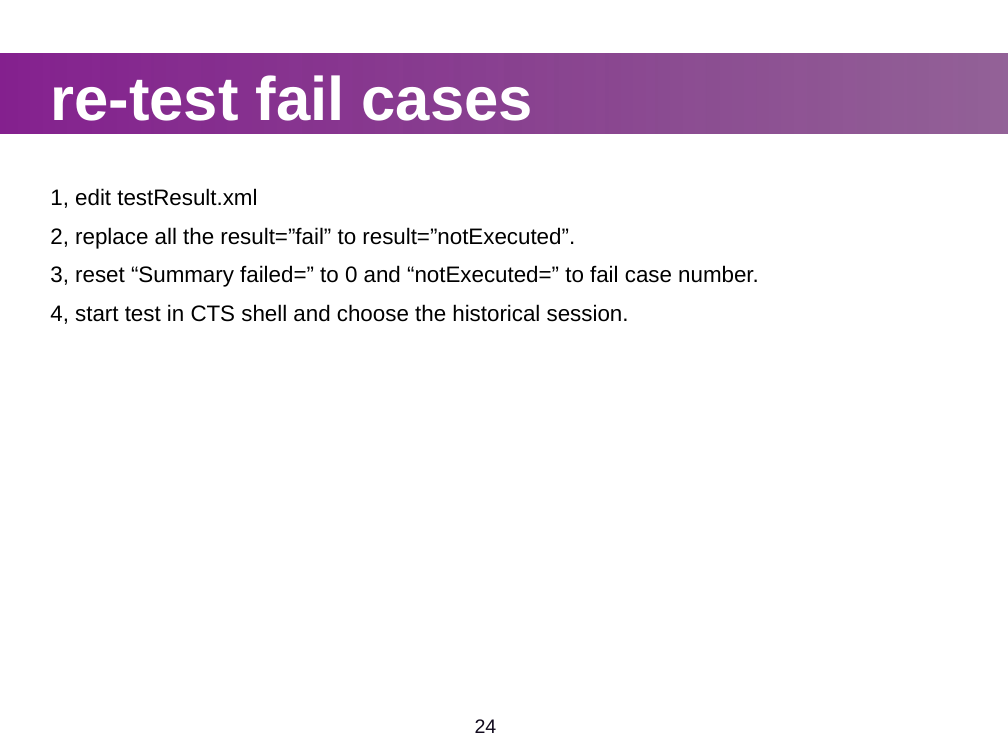
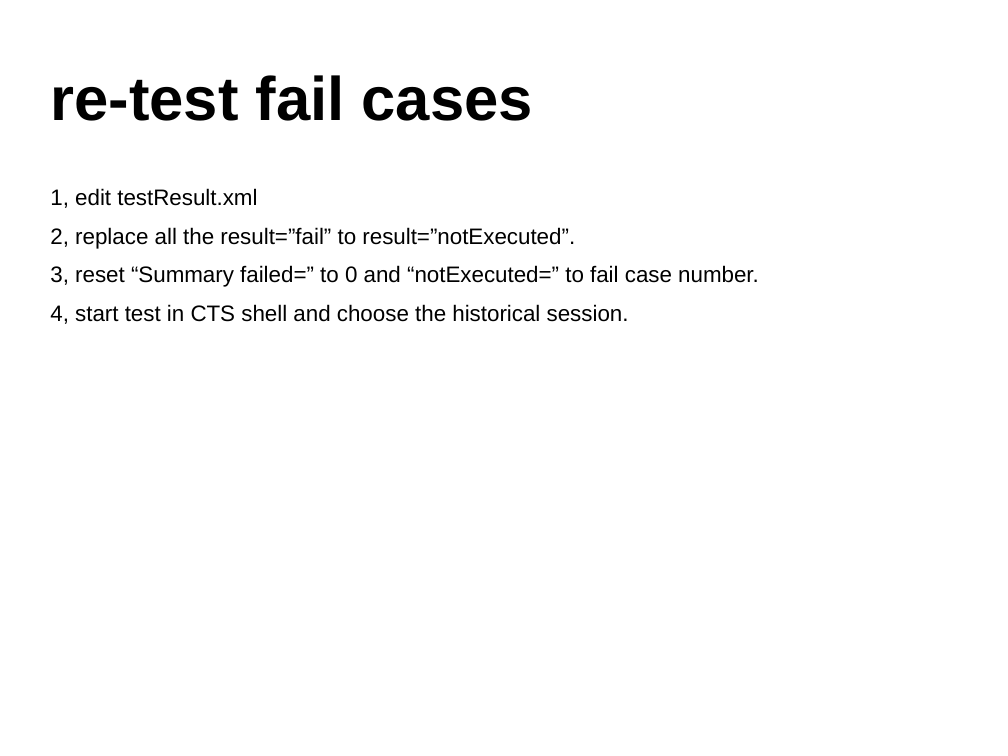
Before and after one commit to widerules/system-information, a slide deck: slide 23 of cts/CTS-training.ppt (slide 24 before the commit). Drawn at 1008x756 pixels with LibreOffice and Linux fonts; fonts in the diff are those of the drawing; background and template pictures are left out. Boxes give left, top, right and bottom in pixels: in the first picture for what was removed or moved away, otherwise in the second. Text is boxed around its words. In the diff, an @@ line names an element or a change of style, - is before the commit and + after.

```diff
--- a/cts/CTS-training.ppt
+++ b/cts/CTS-training.ppt
@@ rectangle removed at (x1=0, y1=53, x2=1008, y2=133) @@
@@ text "re-test fail cases" at (x1=50, y1=75, x2=533, y2=121): text colour #FFFFFF to #000000 @@
@@ page number removed at (x1=475, y1=719, x2=497, y2=733) @@
-24
```
Also in this commit, not shown: 40 other slides changed, 1 slide added, 2 slides removed.
